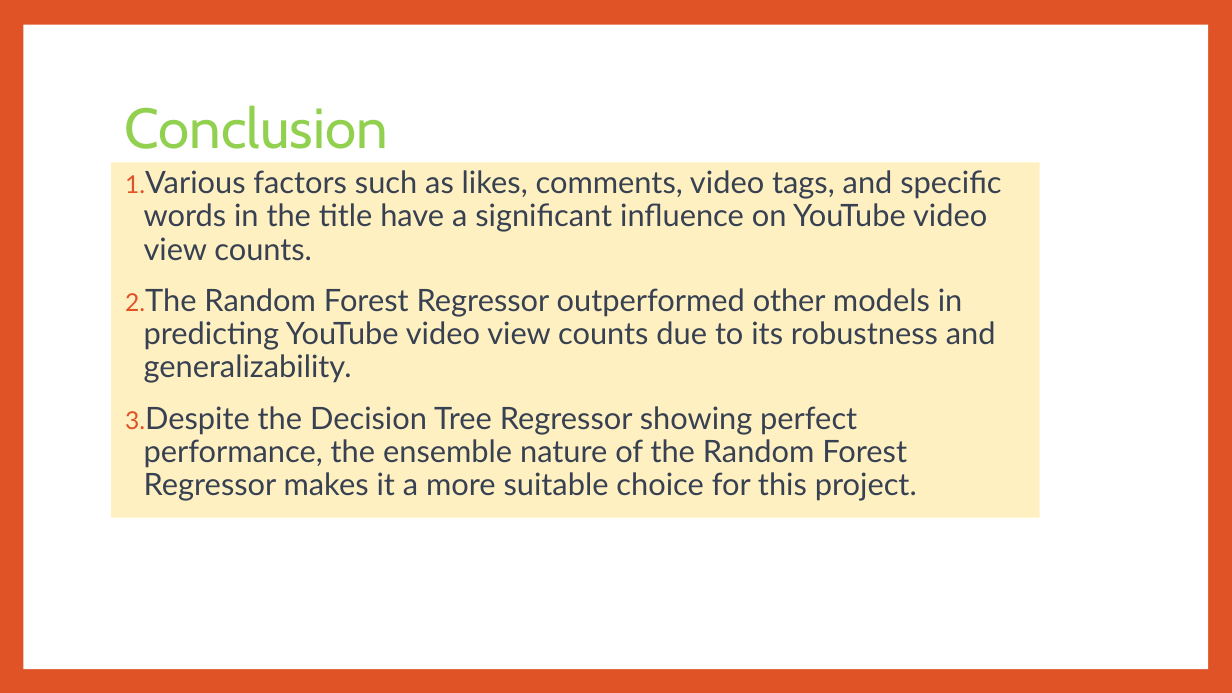
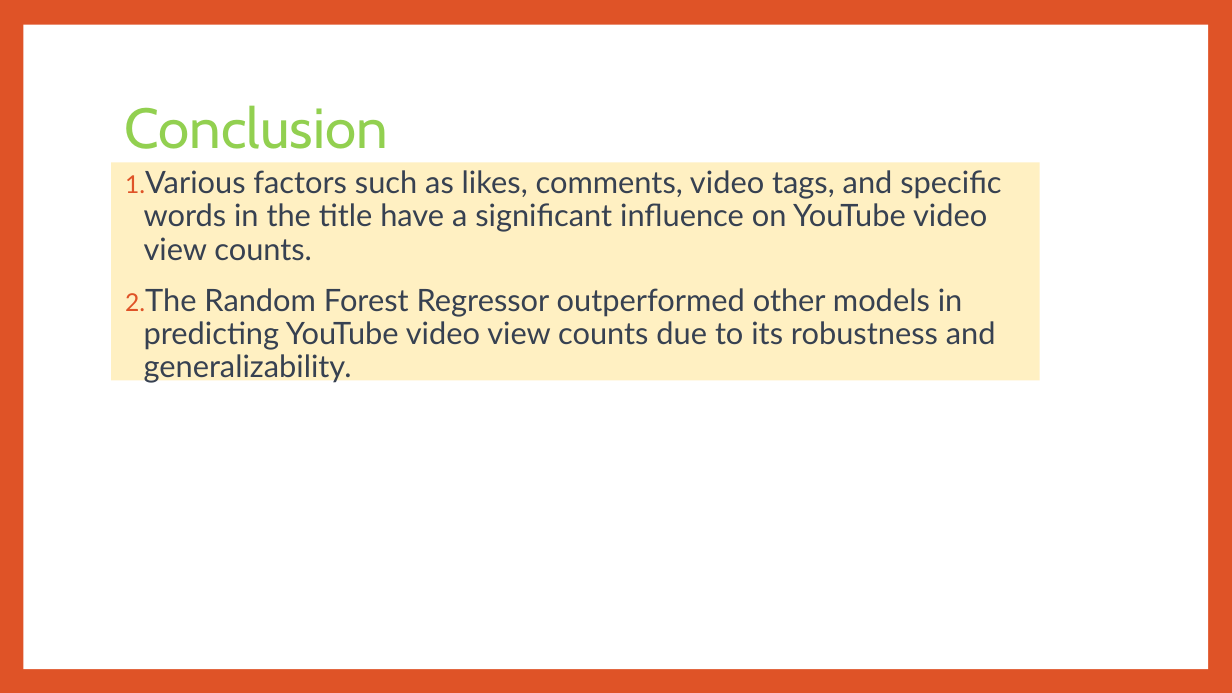
Before and after one commit to MeghaBhambri/youtube_engagement_analysis, a slide deck: slide 13 of slides/final_bootcamp_project.pptx. Drawn at 1232x693 pixels with LibreOffice and Linux fonts; fonts in the diff are those of the drawing. Boxes give left, top, right and bottom in pixels: in the first picture for what was removed or moved away, otherwise in the second. Text is boxed around its words. In the diff, an @@ line names an element or a change of style, - is before the commit and + after.

```diff
--- a/slides/final_bootcamp_project.pptx
+++ b/slides/final_bootcamp_project.pptx
@@ text "Various factors such as likes, ...": place and size @@
-text "Various factors such as likes, ..." at [111,163,1040,518]
+text "Various factors such as likes, ..." at [111,163,1040,381]
@@ text at [144,406,917,501]: paragraph removed @@
-3. Despite the Decision Tree Regressor showing perfect performance, the ensemble nature of the Random Forest Regressor makes it a more suitable choice for this project.
```
Also in this commit, not shown: 1 other slide changed.
